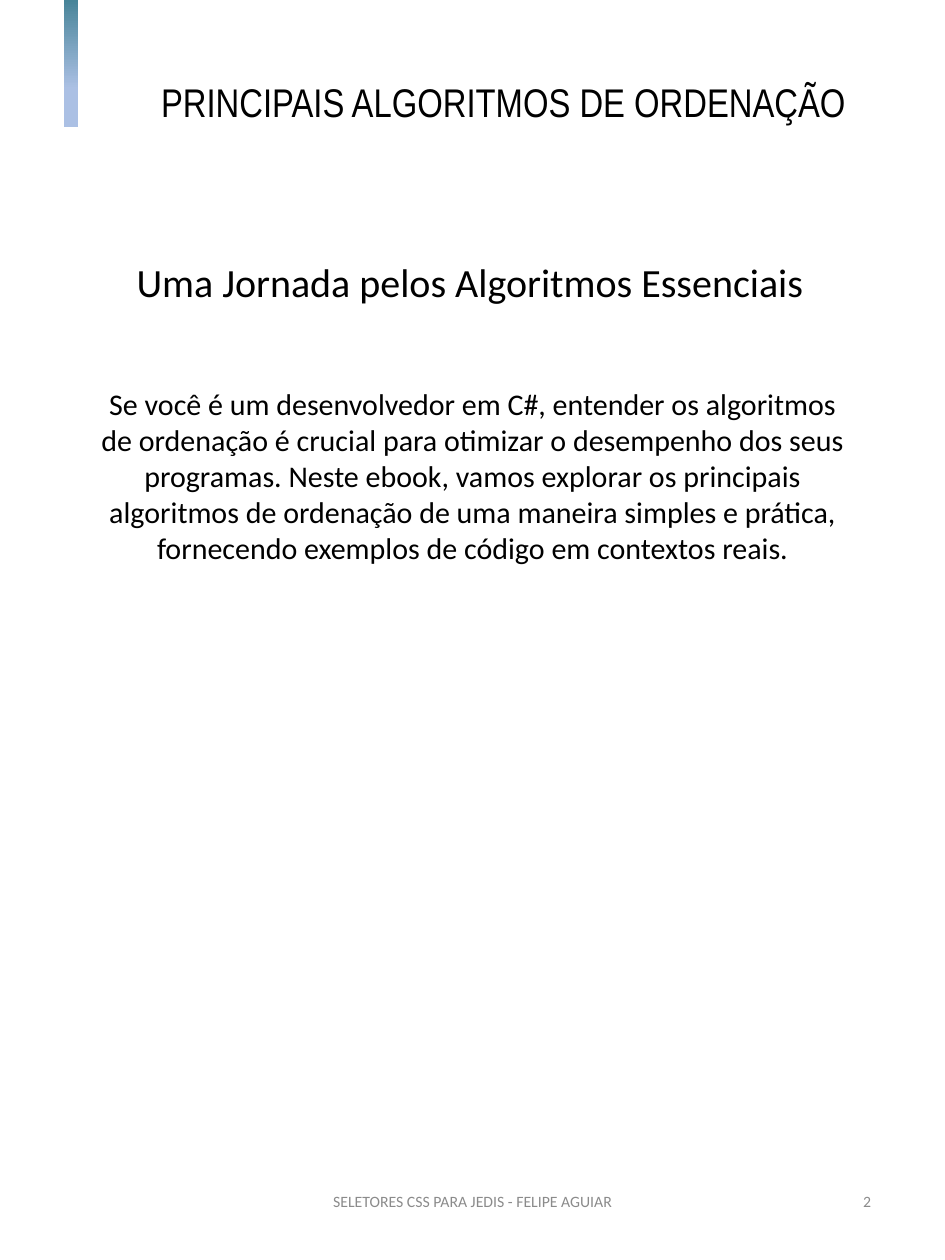
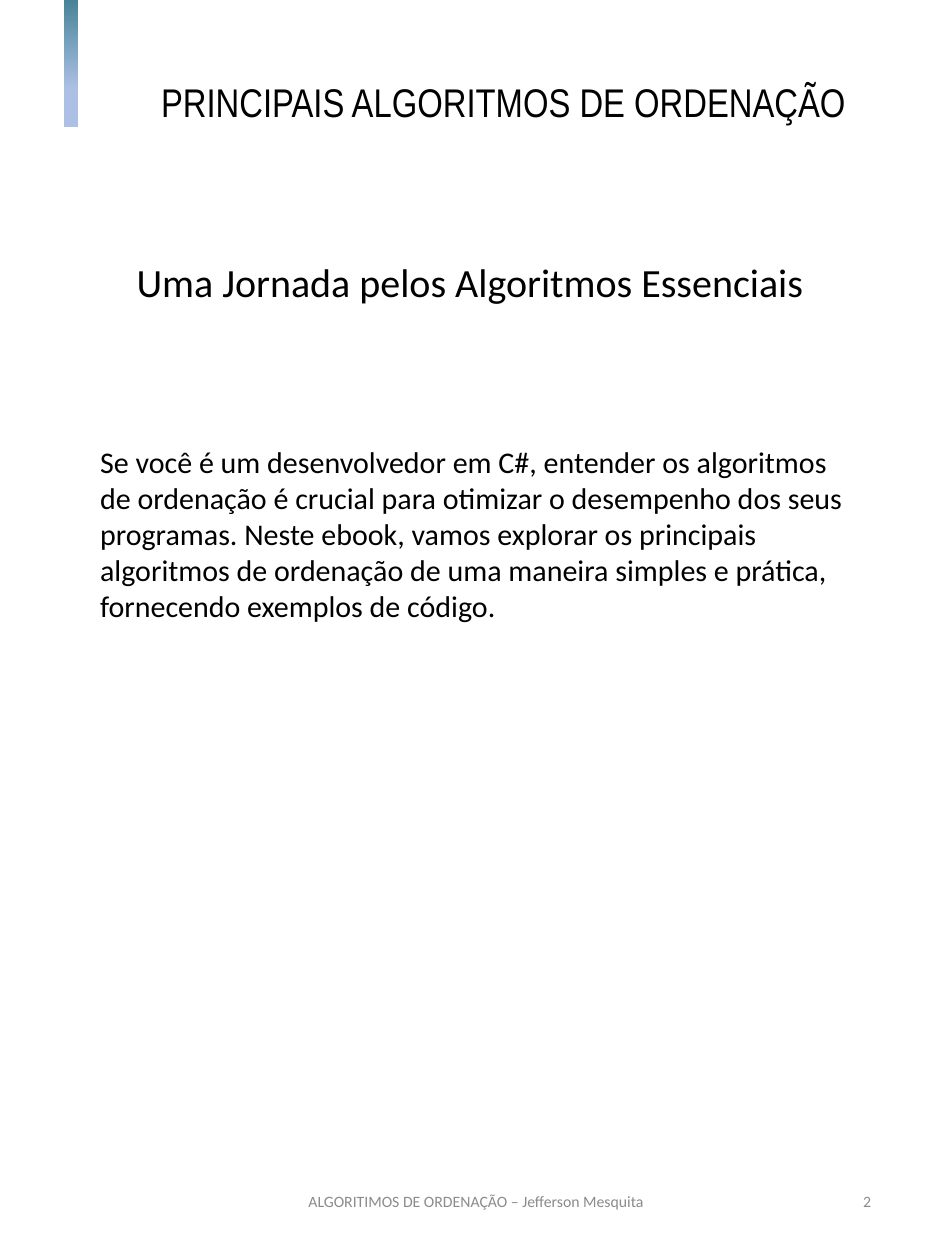
Before and after one commit to jsmesquita/prompts-recipe-to-create-a-ebook, a slide deck: slide 2 of output/ebook - template.pptx. Drawn at 945x1260 pixels with LibreOffice and Linux fonts; fonts in the diff are those of the drawing. Boxes give left, top, right and bottom in pixels: in the first picture for what was removed or moved away, otherwise in the second. Text is boxed around its words. In the diff, an @@ line names an element or a change of style, - is before the commit and + after.

Commit message:
my ebook

```diff
--- a/output/ebook - template.pptx
+++ b/output/ebook - template.pptx
@@ text at [100, 452, 842, 622]: text changed @@
-Se você é um desenvolvedor em C#, entender os algoritmos de ordenação é crucial para otimizar o desempenho dos seus programas. Neste ebook, vamos explorar os principais algoritmos de ordenação de uma maneira simples e prática, fornecendo exemplos de código em contextos reais.
+Se você é um desenvolvedor em C#, entender os algoritmos de ordenação é crucial para otimizar o desempenho dos seus programas. Neste ebook, vamos explorar os principais algoritmos de ordenação de uma maneira simples e prática, fornecendo exemplos de código.
@@ text added at [308, 1194, 643, 1210], 12.6 pt, text #8C8C8C @@
+ALGORITIMOS DE ORDENAÇÃO – Jefferson Mesquita
@@ text removed at [333, 1197, 612, 1207] @@
-SELETORES CSS PARA JEDIS - FELIPE AGUIAR
```
Also in this commit, not shown: 4 other slides changed, 7 slides added, 7 slides removed, 3 other files.
